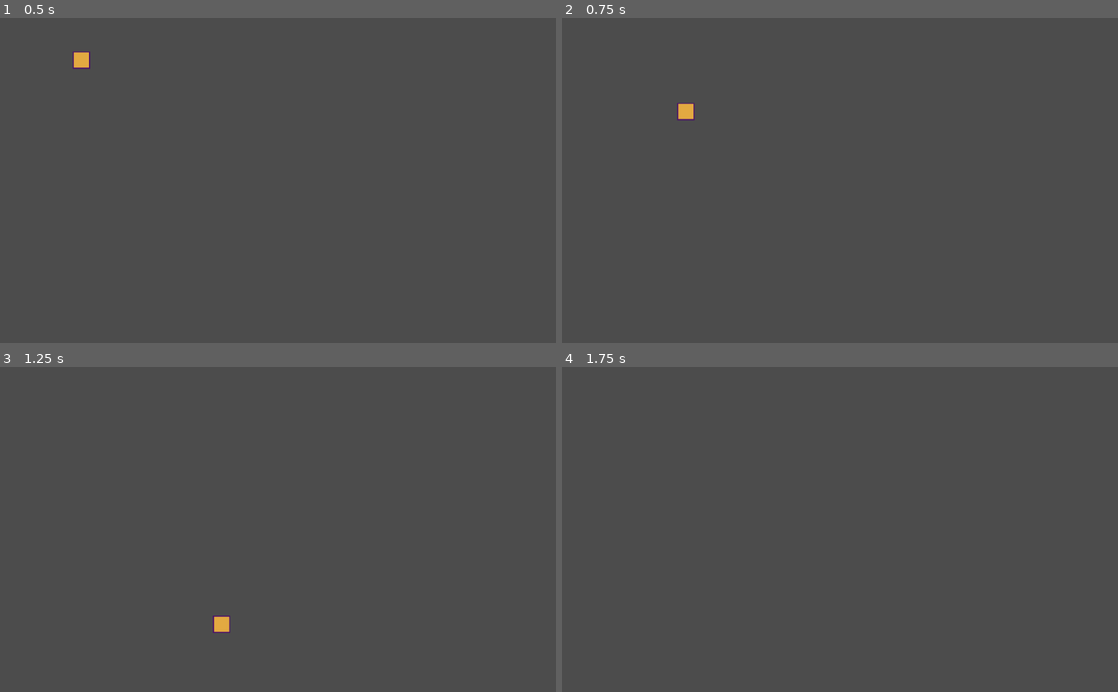
Above: before the commit, frames 1-4 (two rows, left to right).
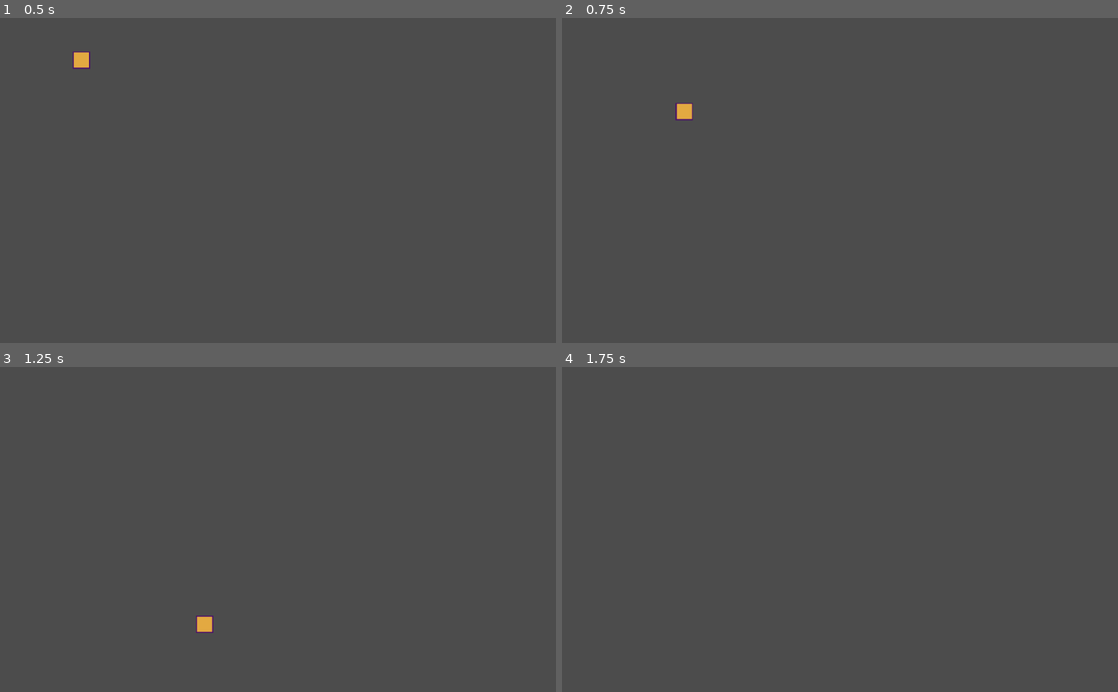
Above: after the commit, the same moments.

Repository: BathrobeWizard-DD/GWJ-38
Game: Godot game, scene res://scenes/mainChar.tscn
The game is run twice, just before and just after one commit, with the same random seed, the same clock (stepped at 60 frames per second) and the same inputs. The project has no main scene, so this scene is started directly.
Inputs:
- Up to frame 1 (0.5 s): no input
- Up to frame 2 (0.75 s): hold Right (moveRight) from 0.53 s (still down); hold Space (jumpUp) from 0.53 s (still down)
- Up to frame 3 (1.25 s): keep holding Right (moveRight); keep holding Space (jumpUp)
- Up to frame 4 (1.75 s): keep holding Right (moveRight); release Space (jumpUp) at 1.28 s; tap Space (jumpUp) at 1.35, 1.52 s

Frame 1 is identical in both runs. In frame 2, less than 0.1% of the frame differs, in the area x 20-24%, y 26-32%; in frame 3, 0.3%, in the area x 35-42%, y 76-82%; in frame 4, nothing differs.

Commit message:
refined code duplicates
moved duplicate code into own functions

Diff:
--- a/scripts/mainChar.gd
+++ b/scripts/mainChar.gd
@@ -94,19 +94,7 @@
 	velocity.y = currentJumpSpeed
 
 func process_running():
-	var moveRight = Input.is_action_pressed("moveRight")
-	var moveLeft = Input.is_action_pressed("moveLeft")
-
-	var directionHorizontal = 0
-	if moveRight:
-		directionHorizontal += 1
-	if moveLeft:
-		directionHorizontal -= 1
-	if (directionHorizontal != 0):
-		if is_on_floor():
-			speedUpOrSlowDown(directionHorizontal)
-		else:
-			speedUpOrSlowDown(directionHorizontal, INAIR_ACCEL)
+	pass
 
 func process_crouching():
 	pass
@@ -114,17 +102,6 @@
 func process_jumping():
 	if is_on_floor():
 		return switch_state(runningState)
-
-	var moveRight = Input.is_action_pressed("moveRight")
-	var moveLeft = Input.is_action_pressed("moveLeft")
-
-	var directionHorizontal = 0
-	if moveRight:
-		directionHorizontal += 1
-	if moveLeft:
-		directionHorizontal -= 1
-	if (directionHorizontal != 0):
-		speedUpOrSlowDown(directionHorizontal, INAIR_ACCEL)
 
 func state_running():
 	return "running"
@@ -136,32 +113,41 @@
 	return "jumping"
 
 func input_crouching(event):
-	if event.is_action_pressed("jumpUp") && is_on_floor():
-		currentJumpSpeed = FROM_CROUCH_JUMP_SPEED
-		switch_state(jumpingState)
+	input_jumping_check(event)
 	if event.is_action_released("crouchDown"):
 		switch_state(runningState)
 
 func input_running(event):
-#	velocity.x = 0
-	var moveRight = event.is_action_pressed("moveRight")
-	var moveLeft = event.is_action_pressed("moveLeft")
-	if event.is_action_pressed("jumpUp") && is_on_floor():
-		currentJumpSpeed = REGULAR_JUMP_SPEED
-		switch_state(jumpingState)
+	input_left_right_acceleration_check(event)
+	input_jumping_check(event)
+	input_crouching_check(event)
+
+func input_jumping(event):
+	input_left_right_acceleration_check(event)
+	input_crouching_check(event)
+
+func input_left_right_acceleration_check(event):
+	var moveRight = event.is_action("moveRight")
+	var moveLeft = event.is_action("moveLeft")
+	var directionHorizontal = 0
+
+	if moveRight:
+		directionHorizontal += 1
+	if moveLeft:
+		directionHorizontal -= 1
+	if (directionHorizontal != 0):
+		speedUpOrSlowDown(directionHorizontal, INAIR_ACCEL)
+
+func input_crouching_check(event):
 	if event.is_action_pressed("crouchDown"):
 		switch_state(crouchingState)
 	if event.is_action_released("crouchDown"):
 		switch_state(runningState)
 
-func input_jumping(event):
-	var moveRight = event.is_action_pressed("moveRight")
-	var moveLeft = event.is_action_pressed("moveLeft")
-
-	if event.is_action_pressed("crouchDown"):
-		switch_state(crouchingState)
-	if event.is_action_released("crouchDown"):
-		switch_state(runningState)
+func input_jumping_check(event):
+	if event.is_action_pressed("jumpUp") && is_on_floor():
+		currentJumpSpeed = REGULAR_JUMP_SPEED
+		switch_state(jumpingState)
 
 func _on_worldWrapperThing_body_entered(body):
 	if (body.get_name() == "mainChar"):
Not shown: 8 places in levels/placeholderTileset.tres that only renumber resources
